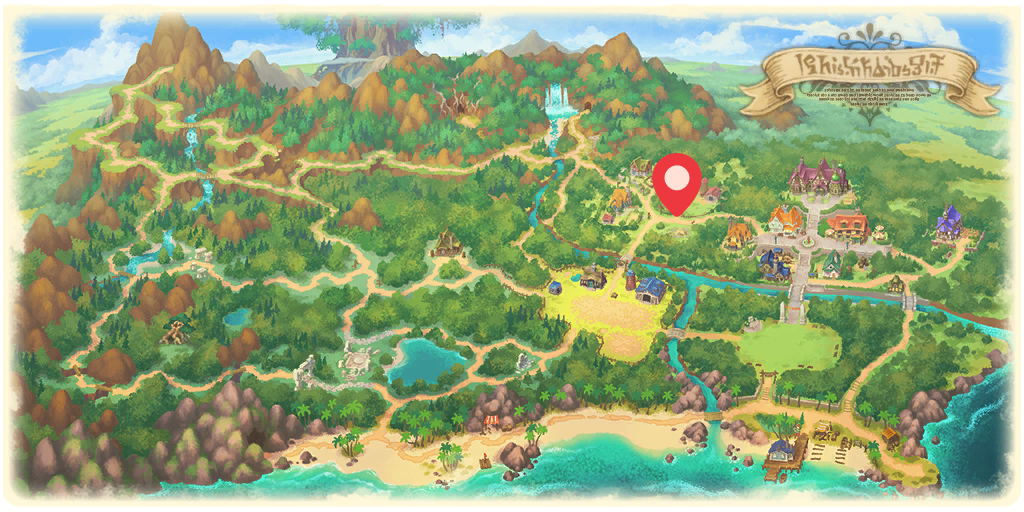
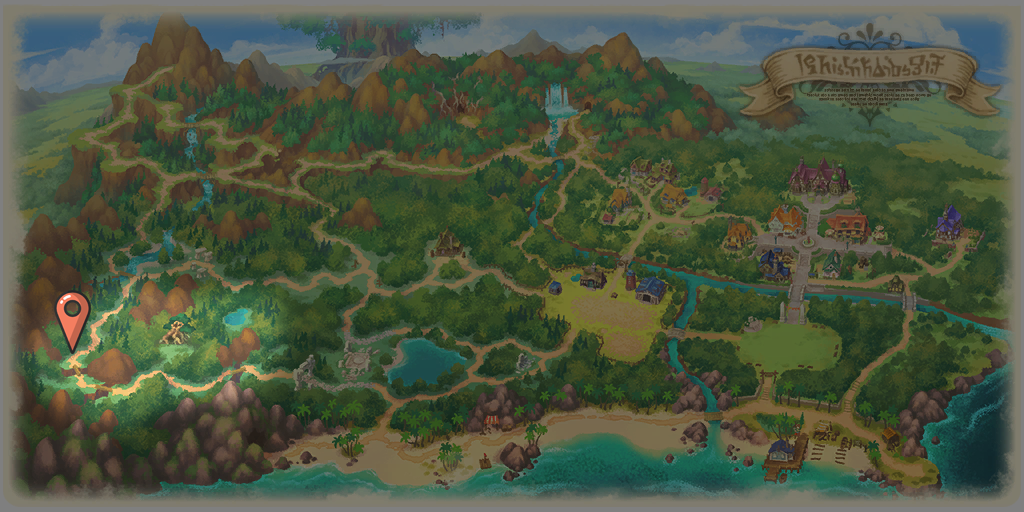
Two versions of the same layered image (1024 × 512). Layer-by-layer changes:
added group "群組 2" with 47 layers above "20200小雞商店" over 54, 24, 979, 444
added layer "10520滾滾石" in group "群組 2" over 54, 290, 91, 354
hid "11200-205動物商店門口" (2nd of 2) over 652, 153, 702, 217
added group "群組 1" with 17 layers above "圖層 0" over 0, 0, 1024, 512
added layer "10500滾滾森林" (50%) in group "群組 1" over 0, 0, 1024, 512
